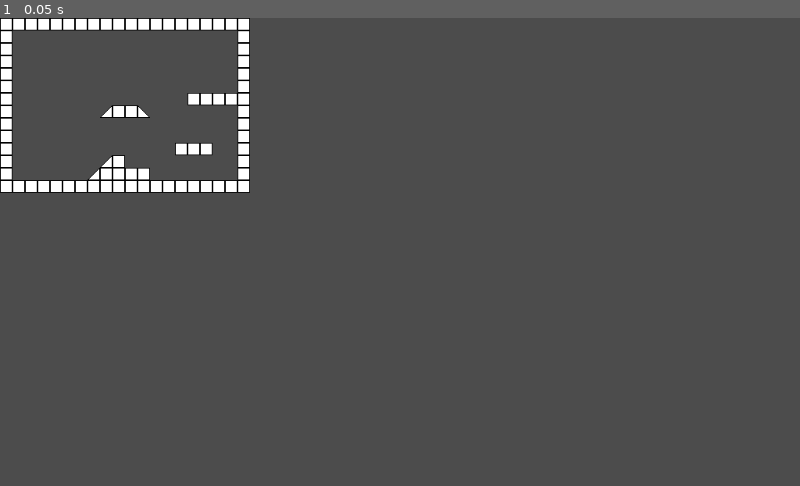
Above: before the commit, frame 1.
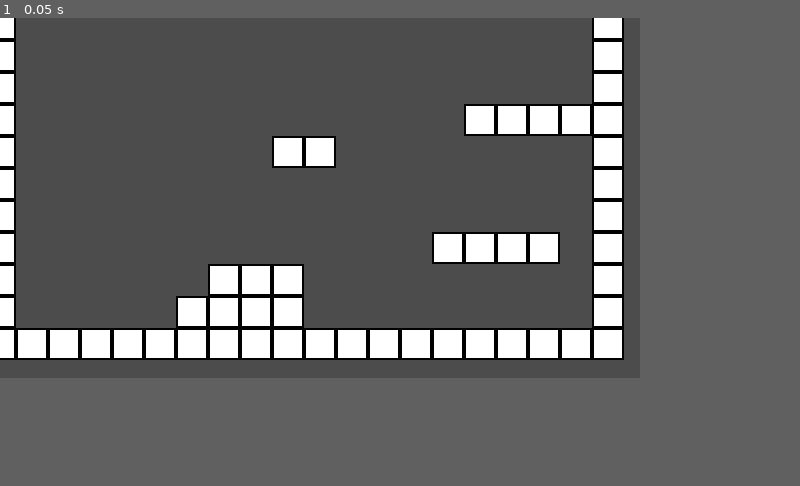
Above: after the commit, the same moment.

Repository: ColeWarden/trex_project
Game: Godot game, scene res://scenes/World.tscn
Same seed, same stepped clock (60 frames per second), same inputs: the game is played once before the commit and once after it. The engine's default icon, where the game draws it, is replaced by a stand-in: a white triangle on a blue panel in a dark square.
Inputs:
- Up to frame 1 (0.05 s): no input
In our replay, the window is 800x468 before the commit and 640x360 after it. These sizes can differ from the game's own. Grey fills any space a smaller window leaves; there, only what the larger window draws over its background counts as a difference.

The runs differ from the first frame. In frame 1, 16% of the frame differs, in the area x 0-78%, y 0-74%.

Commit message:
fixed movement for player, removed slopes

Diff:
--- a/project.godot
+++ b/project.godot
@@ -17,6 +17,15 @@
 [debug]
 
 settings/fps/force_fps=60
+
+[display]
+
+window/size/width=320
+window/size/height=180
+window/size/test_width=1280
+window/size/test_height=720
+window/stretch/mode="2d"
+window/stretch/aspect="keep"
 
 [global]
 
--- a/scenes/World.tscn
+++ b/scenes/World.tscn
@@ -14,6 +14,9 @@
 
 [sub_resource type="ConvexPolygonShape2D" id=5]
 points = PoolVector2Array( 0, 0, 0, 0, 16, 0, 0, 16, 0, 16, 0, 0 )
+
+[sub_resource type="ConvexPolygonShape2D" id=6]
+points = PoolVector2Array( 0, 0, 16, 0, 16, 16, 0, 16 )
 
 [sub_resource type="TileSet" id=1]
 0/name = "collision.png 0"
@@ -60,6 +63,12 @@
 "one_way_margin": 1.0,
 "shape": SubResource( 5 ),
 "shape_transform": Transform2D( 1, 0, 0, 1, 0, 0 )
+}, {
+"autotile_coord": Vector2( 4, 0 ),
+"one_way": false,
+"one_way_margin": 1.0,
+"shape": SubResource( 6 ),
+"shape_transform": Transform2D( 1, 0, 0, 1, 0, 0 )
 } ]
 0/z_index = 0
 
@@ -69,5 +78,10 @@
 [node name="TileMap" type="TileMap" parent="."]
 tile_set = SubResource( 1 )
 cell_size = Vector2( 16, 16 )
+collision_mask = 0
 format = 1
-tile_data = PoolIntArray( 0, 0, 4, 1, 0, 4, 2, 0, 4, 3, 0, 4 …(357 unchanged characters)…  0, 4, 393235, 0, 4, 458752, 0, 4, 458760, 0, 0, 458761, 0, 4, 458762, 0, 4, 458763, 0, 1, 458771, 0, 4, 524288, 0, 4, 524307, 0, 4, 589824, 0, 4, 589843, 0, 4, 655360, 0, 4, 655374, 0, 4, 655375, 0, 4, 655376, 0, 4, 655379, 0, 4, 720896, 0, 4, 720904, 0, 0, 720905, 0, 4, 720915, 0, 4, 786432, 0, 4, 786439, 0, 0, 786440, 0, 4, 786441, 0, 4, 786442, 0, 4, 786443, 0, 4, 786451, 0, 4, 851968, 0, 4, 8519 …(262 unchanged characters)…
+tile_data = PoolIntArray( 0, 0, 4, 1, 0, 4, 2, 0, 4, 3, 0, 4 …(357 unchanged characters)…  0, 4, 393235, 0, 4, 458752, 0, 4, 458761, 0, 4, 458762, 0, 4, 458771, 0, 4, 524288, 0, 4, 524307, 0, 4, 589824, 0, 4, 589843, 0, 4, 655360, 0, 4, 655374, 0, 4, 655375, 0, 4, 655376, 0, 4, 655377, 0, 4, 655379, 0, 4, 720896, 0, 4, 720903, 0, 4, 720904, 0, 4, 720905, 0, 4, 720915, 0, 4, 786432, 0, 4, 786438, 0, 4, 786439, 0, 4, 786440, 0, 4, 786441, 0, 4, 786451, 0, 4, 851968, 0, 4, 8519 …(262 unchanged characters)…
+
+[node name="Camera2D" type="Camera2D" parent="."]
+position = Vector2( 168, 143 )
+current = true
--- a/scenes/player/Player.tscn
+++ b/scenes/player/Player.tscn
@@ -1,20 +1,18 @@
 [gd_scene load_steps=4 format=2]
 
-[ext_resource path="res://icon.png" type="Texture" id=1]
+[ext_resource path="res://resources/player.png" type="Texture" id=1]
 [ext_resource path="res://scenes/player/player.gd" type="Script" id=2]
 
-[sub_resource type="CircleShape2D" id=1]
-radius = 32.0
+[sub_resource type="RectangleShape2D" id=1]
+extents = Vector2( 12, 8 )
 
 [node name="Player" type="KinematicBody2D"]
+collision_layer = 0
 script = ExtResource( 2 )
 
 [node name="Sprite" type="Sprite" parent="."]
 texture = ExtResource( 1 )
 
 [node name="CollisionShape2D" type="CollisionShape2D" parent="."]
+position = Vector2( 0, 8 )
 shape = SubResource( 1 )
-
-[node name="JumpTimer" type="Timer" parent="."]
-
-[connection signal="timeout" from="JumpTimer" to="." method="_jump_ready"]
--- a/scenes/player/player.gd
+++ b/scenes/player/player.gd
@@ -1,22 +1,18 @@
 extends KinematicBody2D
 
 
-const MAX_HORZ_VELOCITY = 10.0
-const MAX_JUMP_VELOCITY = 500.0
+const MAX_HORZ_VELOCITY = 5.0
+const MAX_JUMP_VELOCITY = 9.0
 
-const HORZ_VELOCITY = 100.0
-const JUMP_VELOCITY = 500.0
+const HORZ_VELOCITY = 5.0
+const JUMP_VELOCITY = 9.0
 
 var controller_id: int = -1 setget set_controller_id
 var velocity: Vector2 = Vector2.ZERO
-var gravity: float = 10.0
+var gravity: float = 0.5
 var friction: float = 300.0
-var jump_ready: bool = true
-var jump_cooldown_dur: float = 0.1
-# Called when the node enters the scene tree for the first time.
 
-onready var jumpTimer: Timer = $JumpTimer
-
+onready var collisionShape2D: CollisionShape2D = $CollisionShape2D
 
 func _ready() -> void:
 	set_process(false)
@@ -28,38 +24,49 @@
 
 
 func _process(delta: float) -> void:
-	var horz_velocity: float = 0.0
-	var vert_velocity: float = 0.0
+	var horz_dir: float = 0.0
 
 	# Horz Movement
-	horz_velocity = sign(Input.get_joy_axis(controller_id, JOY_ANALOG_LX))
-	if horz_velocity:
-		velocity.x += HORZ_VELOCITY * delta
+	horz_dir = sign(Input.get_joy_axis(controller_id, JOY_ANALOG_LX))
+	if horz_dir != 0.0:
+		velocity.x += HORZ_VELOCITY * horz_dir
 	else:
 		velocity.x = move_toward(velocity.x, 0.0, friction * delta)
 
 	# Vert Movement
 	# If jump is ready and B pressed
-	if jump_ready and Input.is_joy_button_pressed(controller_id, JOY_XBOX_B):
-		velocity.y -= JUMP_VELOCITY * delta
-		set_jump_ready(false)
-	velocity.y += (gravity * delta)
+	velocity.y += gravity
+#	if $RayCast2D.is_colliding():
+#		velocity.y = 0.0
+#	var collision_pos: Vector2 = collisionShape2D.global_position
+#	var rectShape: RectangleShape2D = collisionShape2D.shape
+#	var extents: Vector2 = rectShape.extents
+#	var bottom_left_pos: Vector2 = collision_pos + Vector2(-extents.x, extents.y)
+#	var bottom_right_pos: Vector2 = collision_pos + Vector2(extents.x, extents.y)
+#	var slides: int = get_slide_count()
+#	var on_ground: bool = slides != 0
+#	for slide in slides:
+#		var collision: KinematicCollision2D = get_slide_collision(slide)
+#		var pos: Vector2 = collision.position + Vector2(8,8)
+#		var on_ground_tile: bool = false
+#		if pos.x < collision_pos.x:
+#			on_ground_tile = abs(bottom_left_pos.direction_to(pos).x) <= PI/4
+#		else:
+#			on_ground_tile = abs(bottom_right_pos.direction_to(pos).x) <= PI/4
+#		if !on_ground_tile:
+#			on_ground = false
+#			break
+#
+#	if is_on_floor():
+#		velocity.y = 0.0
+	#print(velocity)
+
+	if Input.is_joy_button_pressed(controller_id, JOY_XBOX_B) and is_on_floor():
+		velocity.y = -JUMP_VELOCITY
+		#velocity.y -= JUMP_VELOCITY
 
 	var clamped_x: float = clamp(velocity.x, -MAX_HORZ_VELOCITY, MAX_HORZ_VELOCITY)
 	var clamped_y: float = clamp(velocity.y, -MAX_JUMP_VELOCITY, MAX_JUMP_VELOCITY)
-	#print(clamped_y)
 	velocity = Vector2(clamped_x, clamped_y)
-	global_position += move_and_slide(velocity, Vector2.UP, false, 4, deg2rad(60))
-
-
-func set_jump_ready(value: bool)-> void:
-	jump_ready = value
-	if !jump_ready:
-		jumpTimer.start(jump_cooldown_dur)
-
-func _jump_ready()-> void:
-	set_jump_ready(true)
-
-# Called every frame. 'delta' is the elapsed time since the previous frame.
-#func _process(delta: float) -> void:
-#	pass
+	velocity = move_and_slide(velocity, Vector2.UP, true)
+	global_position += velocity
Not shown: 1 places in scenes/World.tscn that only renumber resources
